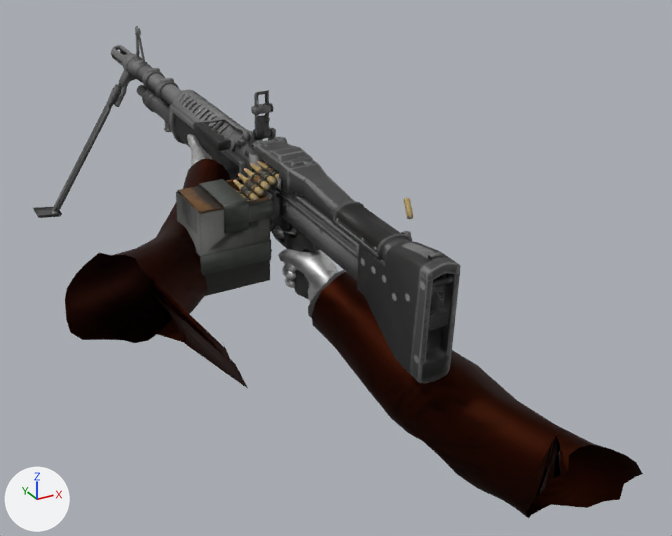
The OBJ model GameData/Animations/LMG/Fire/frame_18.obj as it was, and as the next commit left it.
Before and after are seen from a 50 mm lens placed at (-0.84, -1.45, 0.5), pointed at (0.22, 0.47, -0.46). Lighting does not change. The marker at lower left points along +X, +Y and +Z. Where no turn or scale is listed for an object, it has been applied to the vertices.

Script lines for the objects in view, before the commit:
```python
ob_mesh_001 = bpy.data.objects.new('Mesh.001', me_mesh_001)
ob_mesh_001.location = (0.0, 0.0, 0.0)
ob_mesh_005 = bpy.data.objects.new('Mesh.005', me_mesh_005)
ob_mesh_005.location = (0.0, 0.0, 0.0)
ob_playermodelmerged_001_playermodelmerged = bpy.data.objects.new('PlayerModelMerged.001_PlayerModelMerged', me_playermodelmerged_001_playermodelmerged)
ob_playermodelmerged_001_playermodelmerged.location = (0.0, 0.0, 0.0)
```
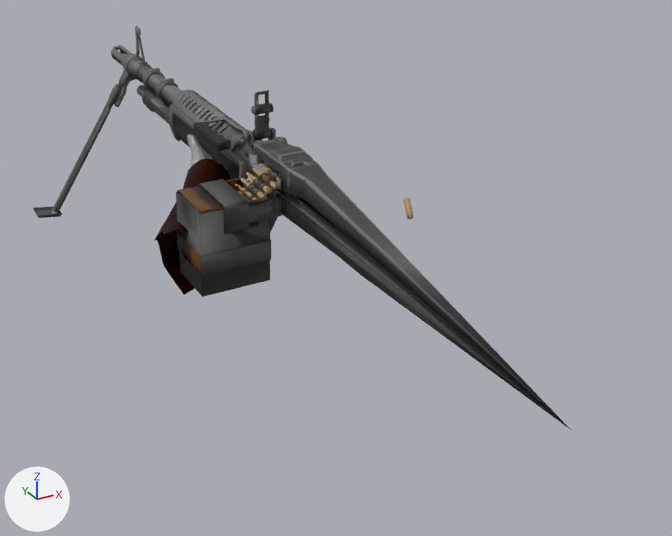
The change in detail:
me_mesh_005 is used by ob_mesh_005; location (0.0, 0.0, 0.0).
me_mesh_005 had 10811 vertices, 20781 faces, 17 loose edges and spanned x -0.31..0.41, y -0.15..1.75, z -0.6..0.01.
me_mesh_005 now has 3878 vertices, 6644 faces, 13 loose edges and spans x -0.31..0.14, y -0.51..1.75, z -0.6..0.01.
me_mesh_005 part 1: 18 loose pieces with 1225 vertices, spanning x 0.05..0.41, y -0.14..1.62, z -0.6..-0.13, are deleted.
me_mesh_005 part 2: 195 vertices moved within x -0.11..0.13, y 0.41..1.75, z -0.33..-0.06; 5804 vertices removed from x -0.15..0.15, y -0.15..1.75, z -0.46..-0.05; 95 vertices added at x -0.05..0.11, y 0.44..1.41, z -0.26..-0.02.
me_mesh_005 part 3: 1 vertex added at x 0.12, y -0.51, z -0.36.
me_mesh_005 part 4: 47 kept faces spanning x -0.24..0.11, y 0.43..1.71, z -0.6..-0.06 get new texture (UV) coordinates.
me_playermodelmerged_001_playermodelmerged is used by ob_playermodelmerged_001_playermodelmerged; location (0.0, 0.0, 0.0).
me_playermodelmerged_001_playermodelmerged had 1157 vertices, 2192 faces and spanned x -0.494..0.463, y -0.389..0.998, z -0.772..-0.202.
me_playermodelmerged_001_playermodelmerged now has 475 vertices, 890 faces and spans x -0.22..0.147, y 0.484..0.998, z -0.484..-0.202.
me_playermodelmerged_001_playermodelmerged part 5: the loose piece of 328 vertices spanning x 0.045..0.144, y 0.224..0.505, z -0.488..-0.331 is deleted.
me_playermodelmerged_001_playermodelmerged part 6: the loose piece of 208 vertices spanning x 0.027..0.463, y -0.389..0.305, z -0.772..-0.358 is deleted.
me_playermodelmerged_001_playermodelmerged part 7: the loose piece of 40 vertices spanning x 0.029..0.169, y 0.166..0.321, z -0.523..-0.357 is deleted.
Part 8, on me_playermodelmerged_001_playermodelmerged:
106 vertices are removed from x -0.494..-0.133, y -0.094..0.583, z -0.486..-0.245.
210 faces are deleted.

What differs and where, as boxes [x1, y1, x2, y2] in the pictures (672 x 536 px):
'PlayerModelMerged.001_PlayerModelMerged', reshaped
    before: [65, 134, 643, 519]
    after: [154, 134, 230, 295]
'Mesh.005', reshaped (26% wider, 13% taller)
    before: [33, 26, 461, 383]
    after: [33, 26, 571, 430]
part 1 of me_mesh_005, deleted (black)
    before: [164, 120, 453, 299]
part 2 of me_mesh_005, cut back
    before: [111, 45, 461, 383]
    after: [120, 51, 289, 201]
part 3 of me_mesh_005, added
    after: [276, 177, 571, 430]
part 4 of me_mesh_005, surface changed
    both: [119, 46, 271, 114]
part 5 of me_playermodelmerged_001_playermodelmerged, deleted
    before: [273, 226, 338, 302]
part 6 of me_playermodelmerged_001_playermodelmerged, deleted (black)
    before: [312, 272, 643, 519]
part 7 of me_playermodelmerged_001_playermodelmerged, deleted
    before: [308, 270, 345, 318]
part 8 of me_playermodelmerged_001_playermodelmerged, deleted
    before: [65, 229, 248, 388]
